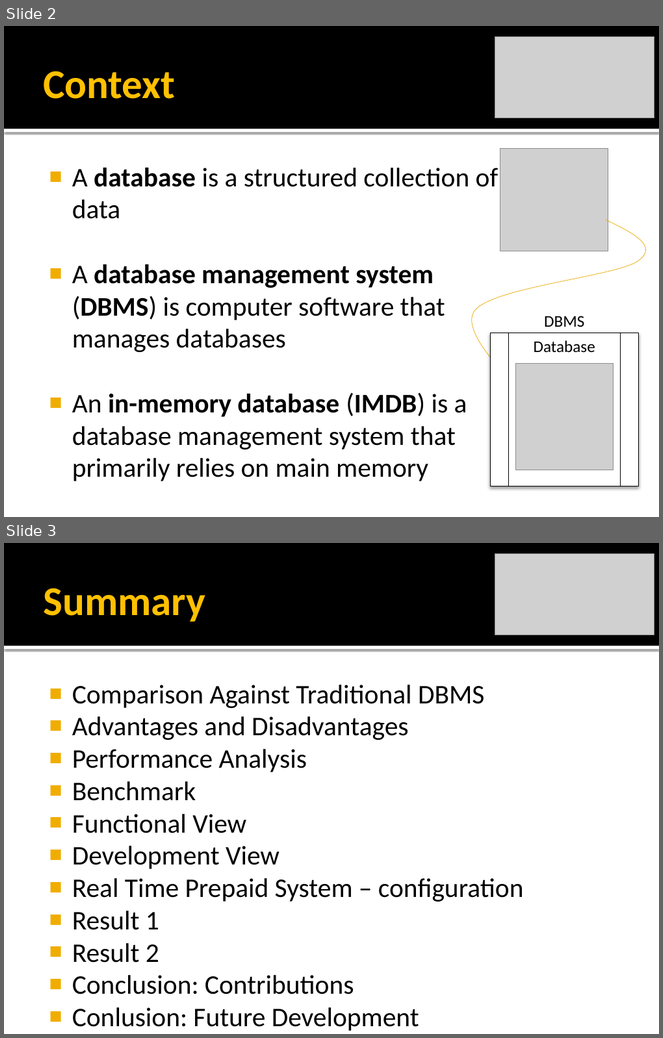
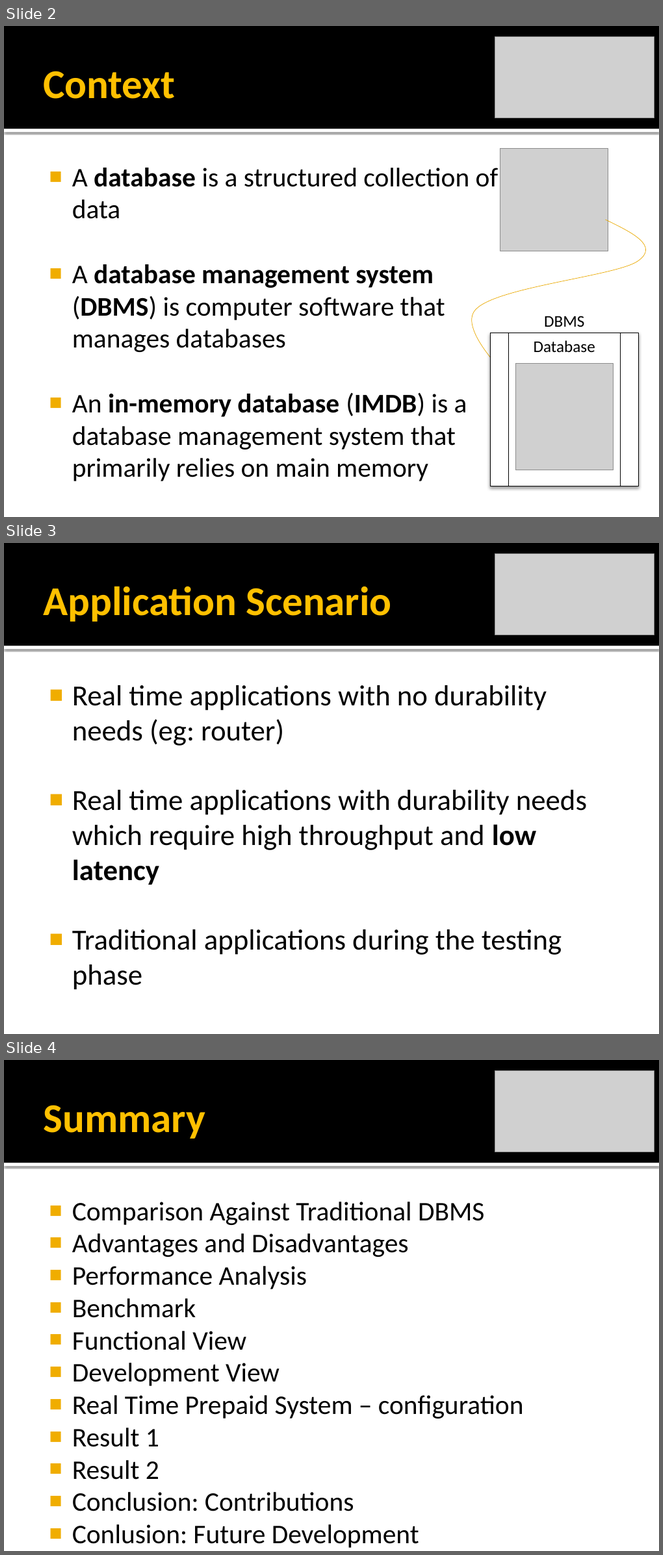
Before and after one commit to rickilama54/portable-db-bench, a slide deck: tesi/presentazione/Barbagallo-IMDB.pptx. Shown one above the other, each under a label of ours: slides 2 and 3 before the commit, slides 2, 3 and 4 after it. The pictures are 663x1038 and 663x1555 pixels, drawn with LibreOffice and Linux fonts; fonts in the diff are those of the drawing; grey boxes stand for pictures. Boxes give left, top, right and bottom in pixels: in the first picture for what was removed or moved away, otherwise in the second. Text is boxed around its words. In the diff, an @@ line names an element or a change of style, - is before the commit and + after.

```diff
--- a/tesi/presentazione/Barbagallo-IMDB.pptx
+++ b/tesi/presentazione/Barbagallo-IMDB.pptx
@@ slide 3 added at (x1=4, y1=543, x2=659, y2=1034), background #FFFFFF; not listed: 2 template elements that a slide beside it also shows @@
@@ picture added at (x1=495, y1=554, x2=654, y2=635) @@
@@ title added at (x1=43, y1=586, x2=391, y2=622), 45 pt, text #FFC000, bold @@
+Application Scenario
@@ text added at (x1=72, y1=685, x2=587, y2=990), 32 pt, text #000000 @@
+■ Real time applications with no durability needs (eg: router)
+■ Real time applications with durability needs which require high throughput and low latency
+■ Traditional applications during the testing phase
@@ what was slide 3 is now slide 4 @@
```
Also in this commit, not shown: 1 slide changed, 10 other slides added, 9 slides removed.
